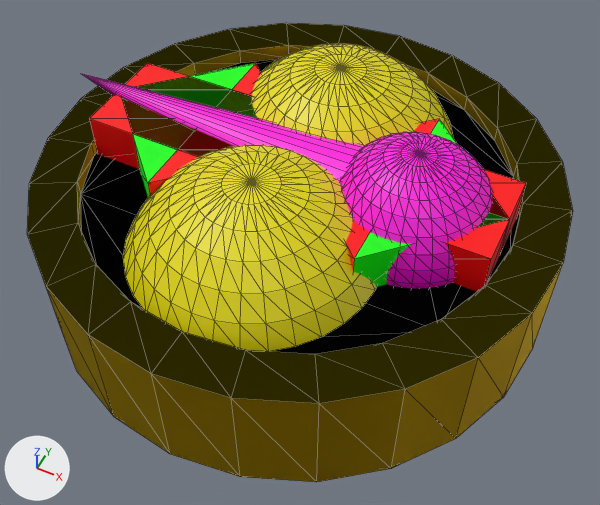
Before and after pictures for a commit that changed the glTF model frontend/public/powerups.glb.
Before and after are seen from a camera (50 mm lens) standing at (0.413, -0.823, 1.45) and looking at (0.031, -0.059, 0.495). Lighting does not change. The marker at lower left points along +X, +Y and +Z. Mesh edges are drawn as thin lines. Vertices at the same position are counted once.

Names of what the first picture shows: 'powerup.boost', 'powerup.shrink', 'powerup.split', 'powerup.stretch'.
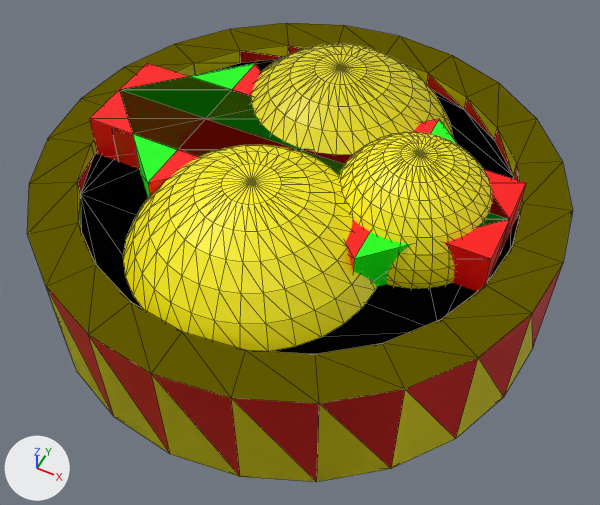
Commit message: powerup visual tweaks

The change, as a list of edits to the scene's bpy script:
```text
Change mat_ball:
    mat_ball.base_color: (0.8, 0.709, 0.0) -> (1.0, 0.886, 0.0)  # yellow #e7db00 -> yellow #fff200
Add mat_green:
    mat_green = principled_material('green')
    mat_green.base_color = (0.0, 1.0, 0.0)  # green #00ff00
Change me_cylinder_001:
    used by ob_powerup_boost; location = (0.0, 0.0, 0.5)
    remove me_cylinder_001.from_pydata(...)  # 611 vertices, 1220 faces; spans x -0.4..0.4, y -0.4..0.4, z -0.1..0.209
    add me_cylinder_001.from_pydata(...)  # 606 vertices, 1202 faces; spans x -0.4..0.4, y -0.4..0.4, z -0.1..0.209
    me_cylinder_001 part 1: a new loose piece of 22 vertices spanning x -0.276..0.04, y -0.158..0.158, z 0.061..0.14, in mat_green (green #00ff00)
    me_cylinder_001 part 2
    33 vertices are removed from x -0.388..0.106, y -0.078..0.078, z 0.009..0.167
    62 faces are deleted
    me_cylinder_001 part 3: 176 faces spanning x -0.4..0.4, y -0.4..0.4, z -0.1..0.1 switch from mat_puc_boost (purple #88007d) to mat_ball (yellow #fff200)
    me_cylinder_001 part 4: 960 faces spanning x 0.056..0.304, y -0.124..0.124, z -0.039..0.209 switch from mat_ball_002 (pink #ff06df) to mat_ball (yellow #fff200)
    add me_cylinder_001.materials.append(mat_green)  # green #00ff00
Change me_cylinder_004:
    where me_cylinder_004.from_pydata(...)  # 472 vertices, 878 faces; spans x -0.4..0.4, y -0.4..0.4, z -0.1..0.2
    used by ob_powerup_split; location = (0.0, 0.0, 0.5)
    me_cylinder_004 part 5: all 176 faces that had it switch from mat_puc_split_001 (yellow #e7be00) to mat_ball (yellow #fff200)
```

Location of each change, (x1, y1, x2, y2) in pixels of the pictures (600 x 505 px):
'powerup.split', recoloured
    both: (27, 23, 573, 482)
'powerup.boost', recoloured, reshaped (pink to yellow)
    before: (82, 74, 493, 288)
    after: (27, 23, 573, 404)
part 1 of me_cylinder_001, added
    after: (113, 131, 138, 167)
part 2 of me_cylinder_001, deleted (pink)
    before: (82, 74, 364, 183)
part 3 of me_cylinder_001, recoloured (yellow)
    after: (27, 23, 573, 404)
part 4 of me_cylinder_001, recoloured (pink to yellow)
    both: (340, 132, 493, 288)
part 5 of me_cylinder_004, recoloured
    before: (27, 23, 573, 482)
    after: (46, 45, 563, 482)
'powerup.stretch', unchanged, uncovered by the edit
    before: (122, 63, 509, 287)
    after: (47, 45, 533, 482)
